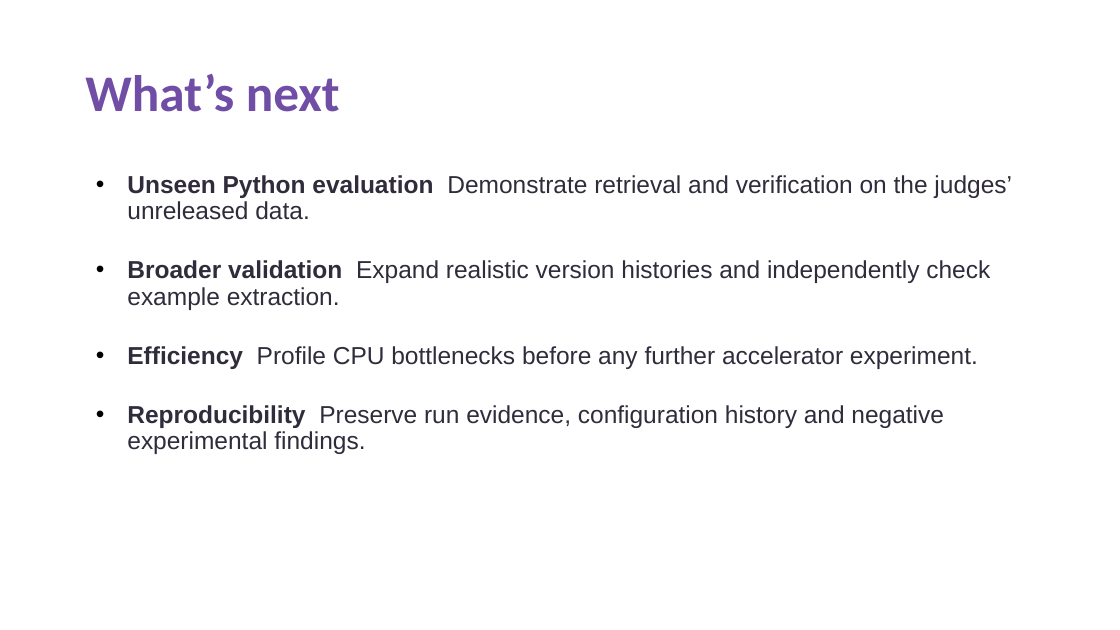
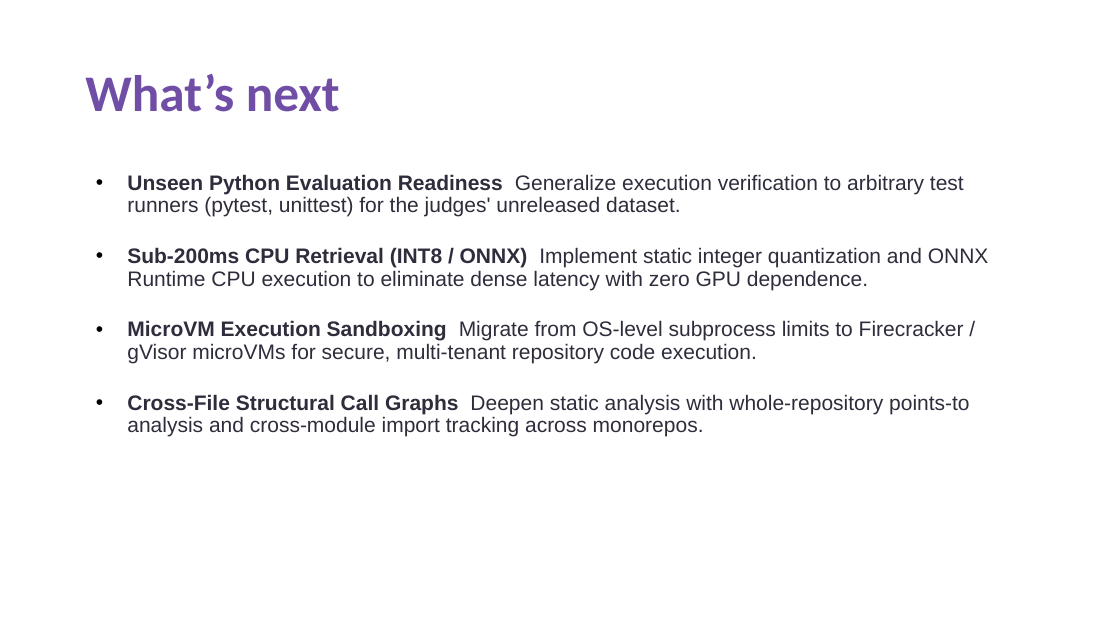
Before and after one commit to krizz711/CodeDoctor-Agentic-Semantic-and-Structural-Intelligence-for-Code-Repositories, a slide deck: slide 9 of VITV_Doctors_Submission.pptx. Drawn at 1120x630 pixels with LibreOffice and Linux fonts; fonts in the diff are those of the drawing. Boxes give left, top, right and bottom in pixels: in the first picture for what was removed or moved away, otherwise in the second. Text is boxed around its words. In the diff, an @@ line names an element or a change of style, - is before the commit and + after.

```diff
--- a/VITV_Doctors_Submission.pptx
+++ b/VITV_Doctors_Submission.pptx
@@ text at [127,174,989,437]: text changed; size 21 to 18 pt @@
-• Unseen Python evaluation Demonstrate retrieval and verification on the judges’ unreleased data.
-• Broader validation Expand realistic version histories and independently check example extraction.
-• Efficiency Profile CPU bottlenecks before any further accelerator experiment.
-• Reproducibility Preserve run evidence, configuration history and negative experimental findings.
+• Unseen Python Evaluation Readiness Generalize execution verification to arbitrary test runners (pytest, unittest) for the judges' unreleased dataset.
+• Sub-200ms CPU Retrieval (INT8 / ONNX) Implement static integer quantization and ONNX Runtime CPU execution to eliminate dense latency with zero GPU dependence.
+• MicroVM Execution Sandboxing Migrate from OS-level subprocess limits to Firecracker / gVisor microVMs for secure, multi-tenant repository code execution.
+• Cross-File Structural Call Graphs Deepen static analysis with whole-repository points-to analysis and cross-module import tracking across monorepos.
```
Also in this commit, not shown: 9 other slides changed, 1 slide added, 1 slide removed, 1 other file.
